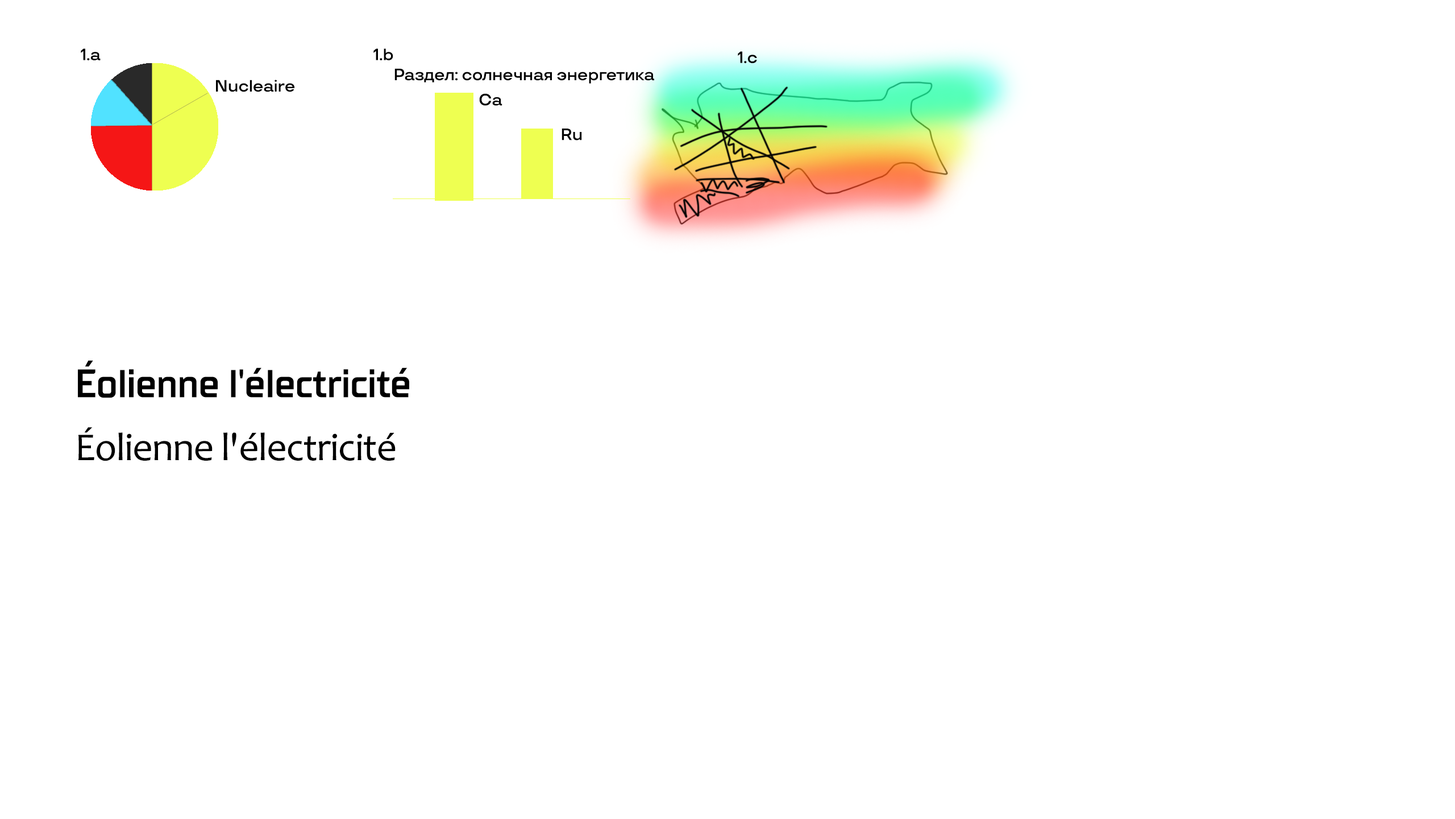
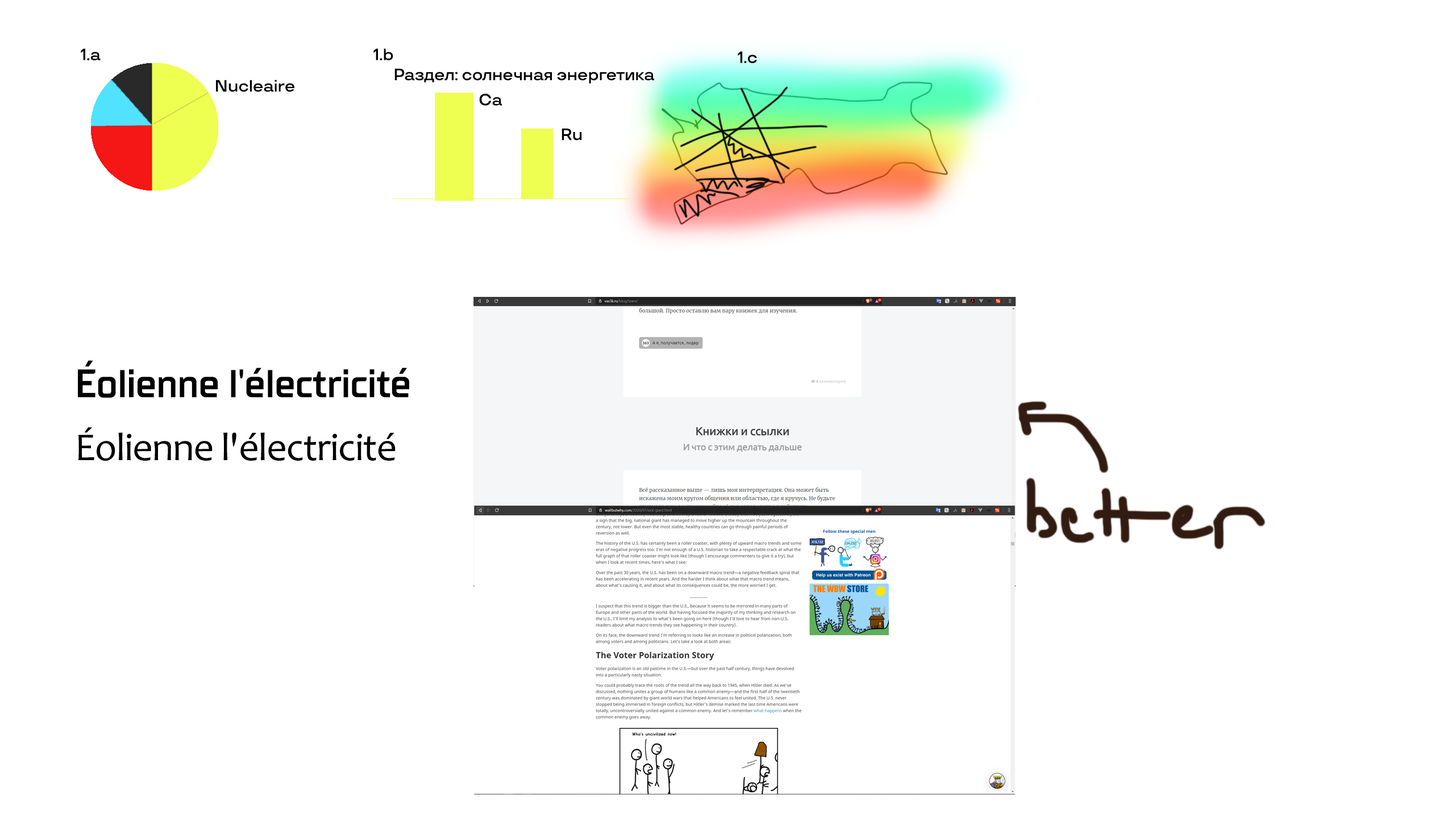
Comparing the layer stacks of the two 1455px x 819px images. Changes:
added layer "Layer 2" above "Layer 1" over bbox(474, 400, 1267, 795)
added layer "Layer 1" above "Ca" over bbox(473, 296, 1016, 587)
